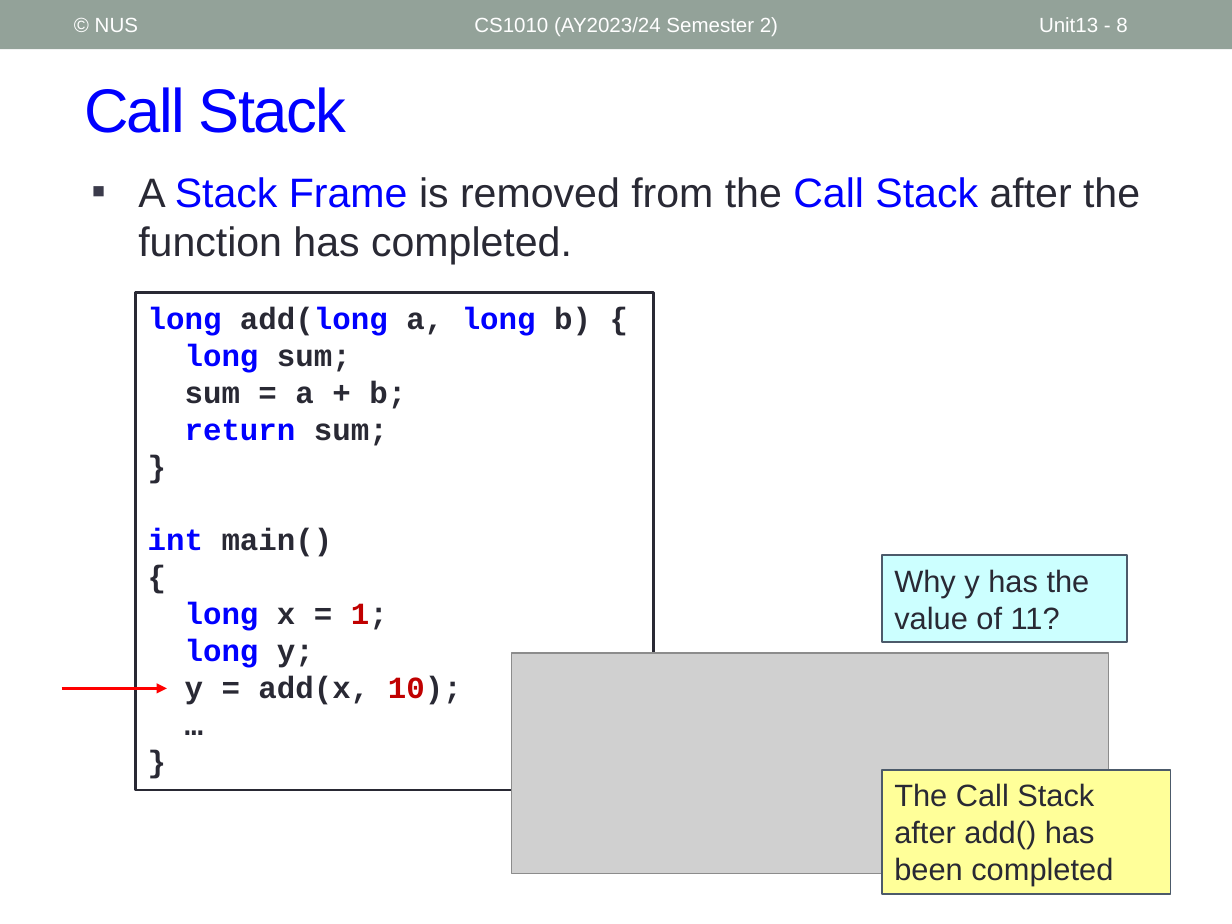
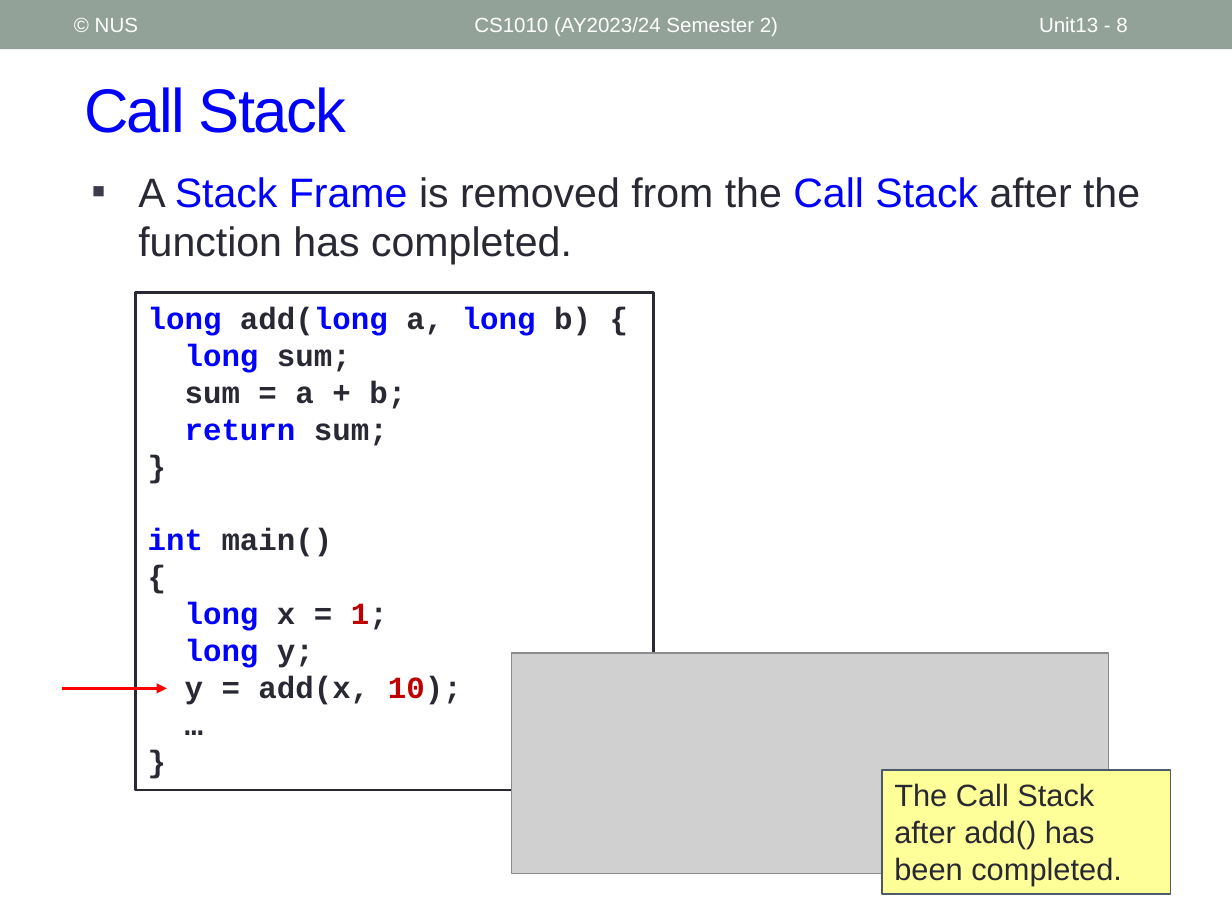
Before and after one commit to nus-cs1010-2425-s2/website, a slide deck: slide 8 of slides/Unit13_Call Stack.pptx. Drawn at 1232x924 pixels with LibreOffice and Linux fonts; fonts in the diff are those of the drawing; grey boxes stand for pictures. Boxes give left, top, right and bottom in pixels: in the first picture for what was removed or moved away, otherwise in the second. Text is boxed around its words. In the diff, an @@ line names an element or a change of style, - is before the commit and + after.

```diff
--- a/slides/Unit13_Call Stack.pptx
+++ b/slides/Unit13_Call Stack.pptx
@@ rectangle removed at bbox=[882, 556, 1127, 643] @@
-Why y has the value of 11?
@@ text in rectangle at bbox=[894, 783, 1122, 886]: text changed @@
-The Call Stack after add() has been completed
+The Call Stack after add() has been completed.
```
Also in this commit, not shown: 4 other slides changed, 5 other files.
